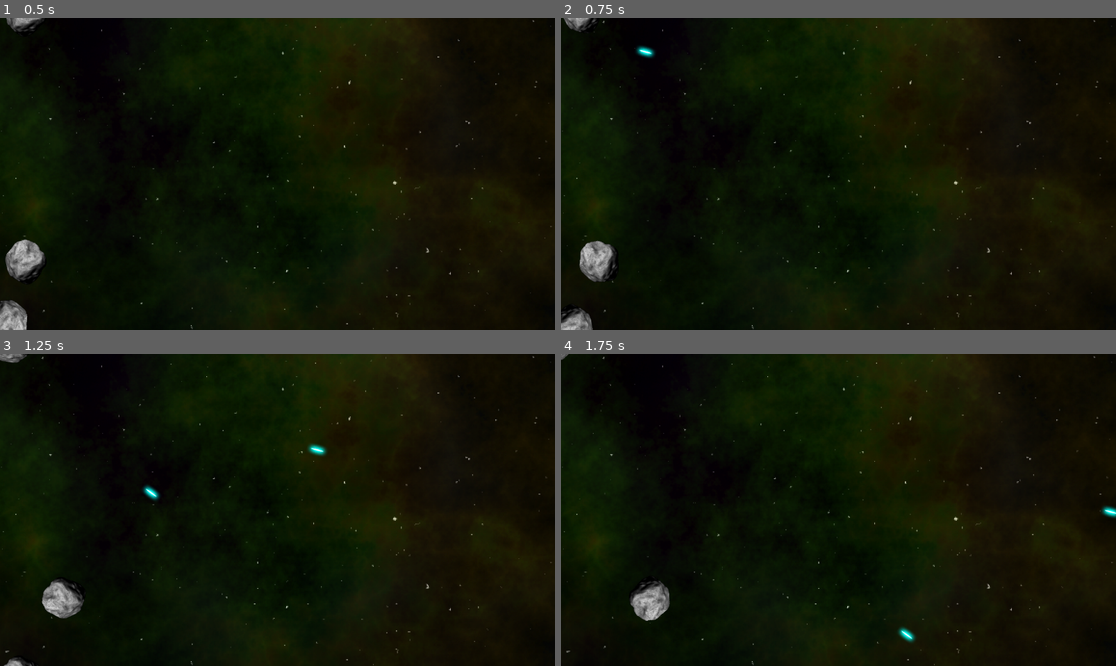
Above: before the commit, frames 1-4 (two rows, left to right).
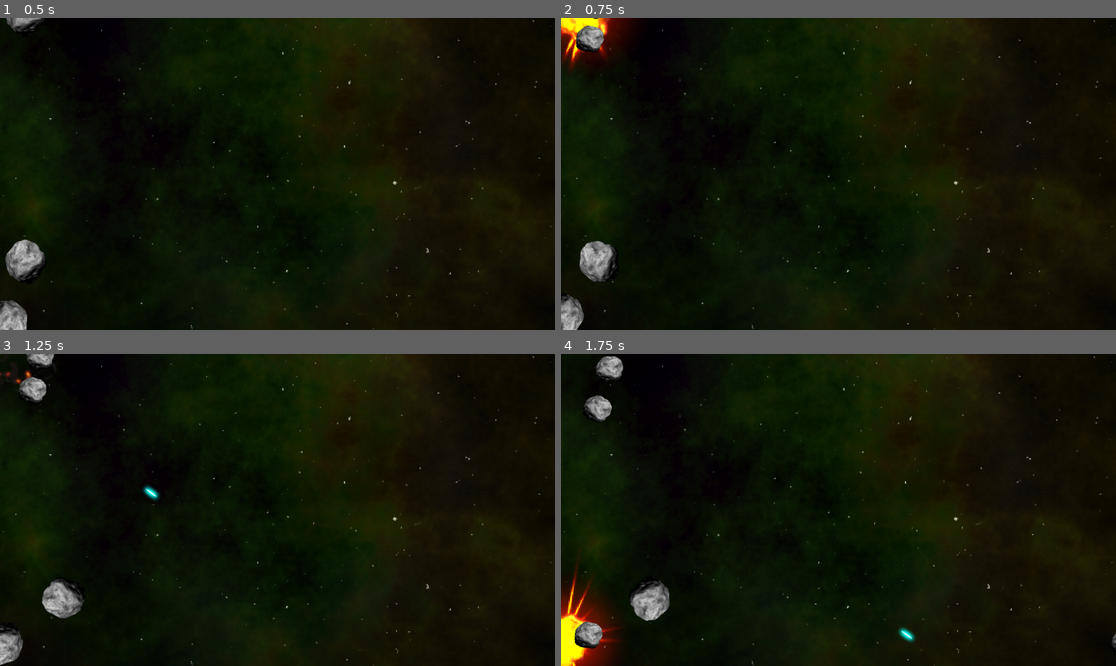
Above: after the commit, the same moments.

Repository: chai-enjoyer/Space-Rocks
Game: Godot game, scene res://scenes/main.tscn
Same seed, same stepped clock (60 frames per second), same inputs: the game is played once before the commit and once after it.
Inputs:
- Up to frame 1 (0.5 s): no input
- Up to frame 2 (0.75 s): hold D (rotate_right) from 0.53 s (still down); hold Space (shoot) from 0.53 s (still down)
- Up to frame 3 (1.25 s): keep holding D (rotate_right); keep holding Space (shoot)
- Up to frame 4 (1.75 s): release D (rotate_right) at 1.28 s; release Space (shoot) at 1.28 s; hold A (rotate_left) from 1.28 s (still down); tap Space (shoot) at 1.35 s

Frame 1 is identical in both runs. In frame 2, 2.1% of the frame differs, in the area x 0-17%, y 0-100%; in frame 3, 1.2%; in frame 4, 3.0%, in the area x 0-100%, y 0-100%.

Commit message:
Add rock explosion and smaller rock spawning

Diff:
--- /dev/null
+++ b/scenes/explosion.tscn
@@ -0,0 +1,52 @@
+[gd_scene load_steps=5 format=3 uid="uid://b4i3us7vbjwd5"]
+
+[ext_resource type="Texture2D" uid="uid://p6bh7ll4nac4" path="res://assets/explosion.png" id="1_17npe"]
+
+[sub_resource type="Animation" id="Animation_nfeox"]
+resource_name = "explosion"
+length = 0.64
+step = 0.1
+tracks/0/type = "value"
+tracks/0/imported = false
+tracks/0/enabled = true
+tracks/0/path = NodePath(".:frame")
+tracks/0/interp = 1
+tracks/0/loop_wrap = true
+tracks/0/keys = {
+"times": PackedFloat32Array(0, 0.64),
+"transitions": PackedFloat32Array(1, 1),
+"update": 0,
+"values": [0, 63]
+}
+
+[sub_resource type="Animation" id="Animation_aw4cw"]
+length = 0.001
+tracks/0/type = "value"
+tracks/0/imported = false
+tracks/0/enabled = true
+tracks/0/path = NodePath(".:frame")
+tracks/0/interp = 1
+tracks/0/loop_wrap = true
+tracks/0/keys = {
+"times": PackedFloat32Array(0),
+"transitions": PackedFloat32Array(1),
+"update": 1,
+"values": [63]
+}
+
+[sub_resource type="AnimationLibrary" id="AnimationLibrary_3el85"]
+_data = {
+&"RESET": SubResource("Animation_aw4cw"),
+&"explosion": SubResource("Animation_nfeox")
+}
+
+[node name="Explosion" type="Sprite2D"]
+texture = ExtResource("1_17npe")
+hframes = 8
+vframes = 8
+frame = 63
+
+[node name="AnimationPlayer" type="AnimationPlayer" parent="."]
+libraries = {
+&"": SubResource("AnimationLibrary_3el85")
+}
--- a/scenes/rock.tscn
+++ b/scenes/rock.tscn
@@ -1,12 +1,13 @@
-[gd_scene load_steps=4 format=3 uid="uid://bwrcnfn4wnolb"]
+[gd_scene load_steps=5 format=3 uid="uid://bwrcnfn4wnolb"]
 
 [ext_resource type="Script" uid="uid://jj51ppqlrh13" path="res://scripts/rock.gd" id="1_mek2u"]
 [ext_resource type="Texture2D" uid="uid://clvfs4lr800pq" path="res://assets/rock.png" id="2_ik6fu"]
+[ext_resource type="PackedScene" uid="uid://b4i3us7vbjwd5" path="res://scenes/explosion.tscn" id="3_ik6fu"]
 
 [sub_resource type="PhysicsMaterial" id="PhysicsMaterial_872ht"]
 bounce = 1.0
 
-[node name="Rock" type="RigidBody2D"]
+[node name="Rock" type="RigidBody2D" groups=["rocks"]]
 physics_material_override = SubResource("PhysicsMaterial_872ht")
 linear_damp_mode = 1
 angular_damp_mode = 1
@@ -16,3 +17,6 @@
 texture = ExtResource("2_ik6fu")
 
 [node name="CollisionShape2D" type="CollisionShape2D" parent="."]
+
+[node name="Explosion" parent="." instance=ExtResource("3_ik6fu")]
+visible = false
--- a/scripts/main.gd
+++ b/scripts/main.gd
@@ -19,3 +19,13 @@
 	r.screensize = screensize
 	r.start(pos, vel, size)
 	call_deferred("add_child", r)
+	r.exploded.connect(self._on_rock_exploded)
+
+func _on_rock_exploded(size, radius, pos, vel) -> void:
+	if size <= 1:
+		return
+	for offset in [-1, 1]:
+		var dir = $Player.position.direction_to(pos).orthogonal() * offset
+		var newpos = pos + dir * radius
+		var newvel = dir * vel.length() * 1.1
+		spawn_rock(size -1, newpos, newvel)
--- a/scripts/rock.gd
+++ b/scripts/rock.gd
@@ -1,4 +1,6 @@
 extends RigidBody2D
+
+signal exploded
 
 var screensize = Vector2.ZERO
 var size
@@ -22,3 +24,15 @@
 	$CollisionShape2D.shape = shape
 	linear_velocity = _velocity
 	angular_velocity = randf_range(-PI, PI)
+	$Explosion.scale = Vector2.ONE * 0.75 * size
+
+func explode() -> void:
+	$CollisionShape2D.set_deferred("disabled", true)
+	$Sprite2D.hide()
+	$Explosion/AnimationPlayer.play("explosion")
+	$Explosion.show()
+	exploded.emit(size, radius, position, linear_velocity)
+	linear_velocity = Vector2.ZERO
+	angular_velocity = 0
+	await $Explosion/AnimationPlayer.animation_finished
+	queue_free()
